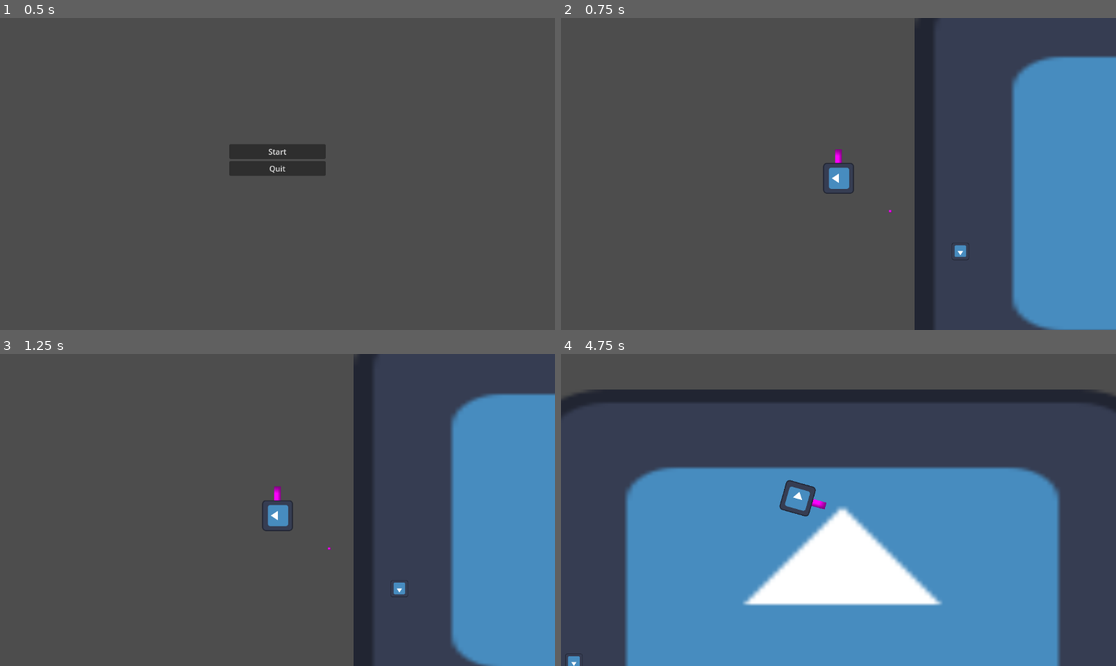
Above: before the commit, frames 1-4 (two rows, left to right).
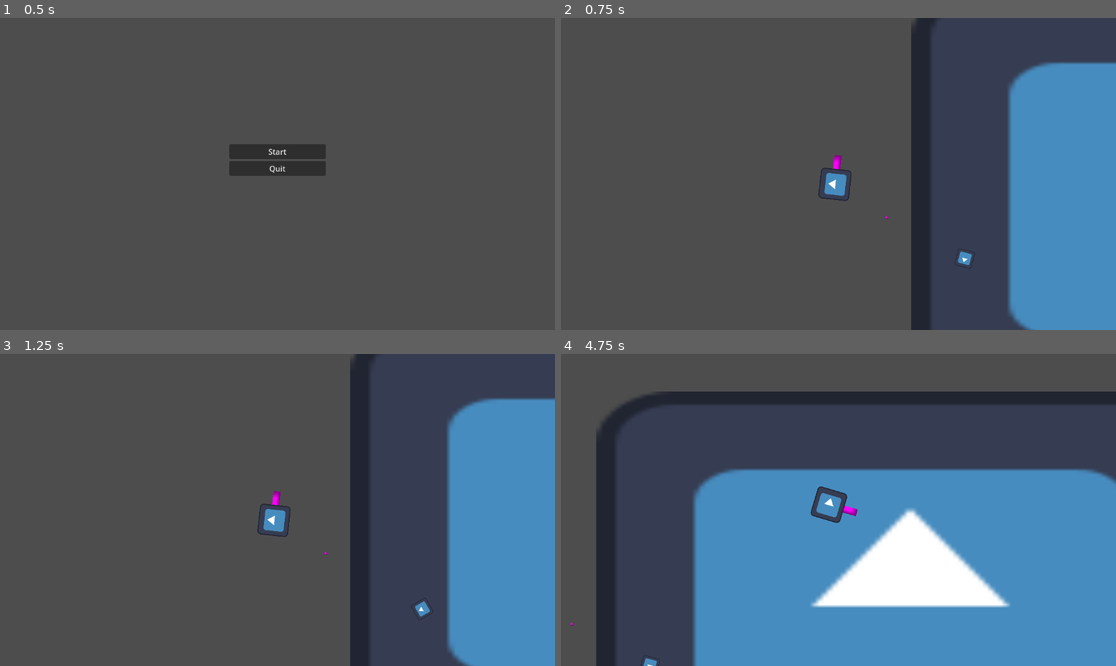
Above: after the commit, the same moments.

Repository: beabadoobee300/gmtk-2025
Game: Godot game, scene res://scenes/main.tscn
Two runs of this game, one before a commit and one after it. Both use one fixed random seed, a clock stepped at 60 frames per second and the inputs below. The engine's default icon, where the game draws it, is replaced by a stand-in: a white triangle on a blue panel in a dark square.
Inputs (mouse positions are in pixels of both pictures, inside the frame that each line leads up to):
- Up to frame 1 (0.5 s): no input
- Up to frame 2 (0.75 s): click "Start" at 0.5 s
- Up to frame 3 (1.25 s): no input
- Up to frame 4 (4.75 s): move the mouse to (960, 494) at 1.27 s; press the mouse at (960, 494) at 1.28 s; hold D (right) 1.28-2.78 s; tap W (up) at 1.52, 1.55, 1.82, 2.1, 2.27, 2.57, 3.05, 3.77, 4.07, 4.35, 4.52 s; move the mouse to (727, 525) at 2.02 s; release the mouse at (727, 525) at 2.03 s; click (727, 525) at 2.3 s; move the mouse to (894, 441) at 2.77 s; press the mouse at (894, 441) at 2.78 s; hold A (left) 2.78-3.53 s; move the mouse to (810, 572) at 3.52 s; release the mouse at (810, 572) at 3.53 s; hold D (right) from 3.53 s (still down); click (810, 572) at 3.6 s; move the mouse to (1005, 556) at 4.27 s

Frame 1 is identical in both runs. In frame 2, 2.7% of the frame differs, in the area x 46-100%, y 2-100%; in frame 3, 2.6%; in frame 4, 28%, in the area x 0-100%, y 11-100%.

Commit message:
gun working better

Diff:
--- a/project.godot
+++ b/project.godot
@@ -14,6 +14,10 @@
 run/main_scene="uid://cqbs5p22m24g8"
 config/features=PackedStringArray("4.4", "Forward Plus")
 config/icon="res://icon.svg"
+
+[display]
+
+window/vsync/vsync_mode=0
 
 [input]
 
@@ -56,3 +60,8 @@
 "events": [Object(InputEventKey,"resource_local_to_scene":false,"resource_name":"","device":-1,"window_id":0,"alt_press …(192 unchanged characters)…
 ]
 }
+zoom={
+"deadzone": 0.2,
+"events": [Object(InputEventMouseButton,"resource_local_to_scene":false,"resource_name":"","device":-1,"window_id":0,"alt_pressed":false,"shift_pressed":false,"ctrl_pressed":false,"meta_pressed":false,"button_mask":2,"position":Vector2(212, 13),"global_position":Vector2(221, 61),"factor":1.0,"button_index":2,"canceled":false,"pressed":true,"double_click":false,"script":null)
+]
+}
--- a/scenes/enemy.gd
+++ b/scenes/enemy.gd
@@ -8,6 +8,71 @@
 @onready var collision := $CollisionShape2D
 
 var is_dead := false
+
+@export var view_distance := 300.0
+@export var view_angle := 45.0  # Degrees
+@export var chase_speed := 180.0
+var normal_speed := 100.0
+var is_chasing := false
+
+func _physics_process(delta):
+	if can_see_player():
+		is_chasing = true
+		var player = get_tree().get_first_node_in_group("player")
+		var direction = (player.global_position - global_position).normalized()
+		velocity = direction * chase_speed
+	else:
+		is_chasing = false
+		# Default patrol/wander behavior
+		if is_on_wall() or not is_on_floor():
+			rotate(PI/2 * delta)  # Simple turn when obstructed
+		velocity = transform.x * normal_speed
+
+	move_and_slide()
+
+func can_see_player():
+	var player = get_tree().get_first_node_in_group("player")
+	if not player:
+		print("DEBUG: No player found in 'player' group")
+		return false
+
+	var direction_to_player = (player.global_position - global_position).normalized()
+	var distance_to_player = global_position.distance_to(player.global_position)
+	print("DEBUG: Distance to player: %.1f (max %.1f)" % [distance_to_player, view_distance])
+
+	# Check if player is within view distance
+	if distance_to_player > view_distance:
+		print("DEBUG: Player too far away")
+		return false
+
+	# Check angle (convert to degrees for easier understanding)
+	var angle_to_player = rad_to_deg(direction_to_player.angle() - rotation)
+	print("DEBUG: Angle to player: %.1f° (max %.1f°)" % [angle_to_player, view_angle])
+
+	if abs(angle_to_player) > view_angle:
+		print("DEBUG: Player outside view cone")
+		return false
+
+	# Raycast to check line of sight
+	var space_state = get_world_2d().direct_space_state
+	var query = PhysicsRayQueryParameters2D.create(
+		global_position,
+		player.global_position
+	)
+	query.exclude = [self]
+
+	var result = space_state.intersect_ray(query)
+
+	if result:
+		print("DEBUG: Raycast hit: ", result.collider.name)
+		if result.collider == player:
+			print("DEBUG: Clear line of sight to player!")
+		else:
+			print("DEBUG: Vision blocked by: ", result.collider.name)
+	else:
+		print("DEBUG: Raycast didn't hit anything (unexpected)")
+
+	return result.is_empty() or result.collider == player
 
 func take_damage(damage_amount):
 
--- a/scenes/game.tscn
+++ b/scenes/game.tscn
@@ -9,7 +9,7 @@
 [node name="Game" type="Node2D"]
 script = ExtResource("1_uwrxv")
 
-[node name="Player" parent="." node_paths=PackedStringArray("respawn_points") instance=ExtResource("2_yqjtg")]
+[node name="Player" parent="." node_paths=PackedStringArray("respawn_points") groups=["player"] instance=ExtResource("2_yqjtg")]
 respawn_points = [NodePath("../Respawn")]
 enemy_scene = ExtResource("5_iywne")
 
--- a/scenes/player.tscn
+++ b/scenes/player.tscn
@@ -23,6 +23,8 @@
 texture = ExtResource("2_qhqgy")
 
 [node name="Camera2D" type="Camera2D" parent="."]
+position = Vector2(22, 5)
+process_callback = 0
 
 [node name="gun" type="Node2D" parent="."]
 script = ExtResource("3_qhqgy")
--- a/scripts/gun.gd
+++ b/scripts/gun.gd
@@ -1,20 +1,31 @@
 extends Node2D
 
-
-#gun stuff
+# Gun settings
 @export var damage := 15
-@export var max_distance := 1000
+@export var max_distance := 700
 @export var fire_rate := 0.2
 @export var automatic := false
 @export var ammo := 30
 @export var max_ammo := 90
 @export var reload_time := 1.5
+@export var enemy: PackedScene
 
-@export var enemy: PackedScene
-# effects
+# Debug settings
+@export var show_raycast := true
+@export var raycast_color := Color(1, 0, 0)
+@export var raycast_duration := 0.1
 
-# state
+# Spread settings
+@export var base_spread_angle := 5.0
+@export var max_spread_angle := 10.0
+@export var spread_decay_rate := 5.0
+@export var spread_increase_per_shot := 1.0
 
+var current_spread := 10.0
+var last_bullet_angle := 0.0
+var time_since_last_shot := 0.0
+
+# State
 var can_shoot := true
 var is_reloading := false
 var current_ammo := ammo
@@ -35,50 +46,82 @@
 		if reload_timer <= 0:
 			finish_reload()
 
+	# Handle spread decay
+	time_since_last_shot += delta
+	if time_since_last_shot > fire_rate * 2:
+		current_spread = move_toward(current_spread, 0, spread_decay_rate * delta)
+
+	# Always face mouse
+	look_at(get_global_mouse_position())
+
+	if show_raycast:
+		queue_redraw()
+
+func _draw():
+	if show_raycast and cooldown_timer > 0:
+		var direction = (get_global_mouse_position() - global_position).normalized()
+		var spread_rotation = direction.rotated(deg_to_rad(last_bullet_angle))
+		var end_point = global_position + spread_rotation * max_distance
+		draw_line(Vector2.ZERO, to_local(end_point), raycast_color, 1.0)
+
 func shoot():
-	print("shooting ammo: %d " % current_ammo)
 	if not can_shoot or is_reloading or cooldown_timer > 0:
-		print("can't shoot")
 		return
 	if current_ammo <= 0:
-		print("out of ammo");
+		print("out of ammo")
 		return
 
 	current_ammo -= 1
 	cooldown_timer = fire_rate
+	time_since_last_shot = 0.0
 
-	#raycasting
-	# In your gun/shooting script
+	# Calculate base direction to mouse
+	var mouse_direction = (get_global_mouse_position() - global_position).normalized()
+	var base_angle = mouse_direction.angle()
+
+	# Apply random spread
+	last_bullet_angle = randf_range(-current_spread, current_spread)
+	var spread_angle = base_angle + deg_to_rad(last_bullet_angle)
+	var spread_direction = Vector2.RIGHT.rotated(spread_angle)
+
+	# Increase spread
+	#current_spread = clamp(current_spread + spread_increase_per_shot, base_spread_angle, max_spread_angle)
+
+	# Visual effects
+	if get_parent().has_method("set_shooting_state"):
+		get_parent().set_shooting_state(true)
+
+	get_tree().create_timer(fire_rate).timeout.connect(
+		func():
+			if get_parent().has_method("set_shooting_state"):
+				get_parent().set_shooting_state(false)
+	)
+
+	# Raycast
+	var end_point = global_position + spread_direction * max_distance
 	var space_state = get_world_2d().direct_space_state
-	var end_point = global_position + Vector2.RIGHT.rotated(global_rotation) * max_distance
 	var query = PhysicsRayQueryParameters2D.create(global_position, end_point)
 
-	# Add collision exceptions if needed (e.g., to ignore player)
-	# query.exclude = [player_body_rid]
+	if show_raycast:
+		queue_redraw()
+		get_tree().create_timer(raycast_duration).timeout.connect(queue_redraw)
 
 	var result = space_state.intersect_ray(query)
-	if result:
-		var collider = result.collider
-		if collider.is_in_group("enemies"):
-			# Enemy-specific handling
-			var enemy = collider
-			enemy.take_damage(damage)
-
+	if result and result.collider.is_in_group("enemies"):
+		if result.collider.has_method("take_damage"):
+			result.collider.take_damage(damage)
+		if show_raycast:
+			draw_circle(to_local(result.position), 5, Color(1, 0, 0))
 
 func reload():
-	print("reload")
 	if is_reloading or current_ammo == ammo:
-		print("ammo full return");
 		return
-
 	is_reloading = true
 	reload_timer = reload_time
-	# Play reload sound/animation here
 
 func finish_reload():
 	var ammo_needed = ammo - current_ammo
 	var ammo_available = min(max_ammo, ammo_needed)
-
 	current_ammo += ammo_available
 	max_ammo -= ammo_available
 	is_reloading = false
--- a/scripts/player.gd
+++ b/scripts/player.gd
@@ -1,9 +1,6 @@
 extends CharacterBody2D
 
-# Movement and Camera Settings
-@export var speed = 400
-@export var camera_look_ahead_distance = 100
-@export var camera_follow_speed = 10.0
+
 
 # Combat Settings
 @export var max_health := 100
@@ -12,17 +9,21 @@
 @export var invulnerability_duration := 2.0
 
 # Nodes
-@onready var camera: Camera2D = $Camera2D
 @onready var gun: Node2D = $gun
-@onready var sprite: Sprite2D = $player  # Assuming you have a sprite
-@export var enemy_scene : PackedScene  # Drag enemy.tscn here in inspector
-@export var death_enemy_scale := 1.0  # Size multiplier for spawned enemy
+@onready var sprite: Sprite2D = $player
+@export var enemy_scene : PackedScene
+@export var death_enemy_scale := 1.0
+
 # State variables
 var current_health : int
 var is_dead := false
 var is_invulnerable := false
 var shooting = false
 var original_position : Vector2
+
+@export var normal_speed := 400
+@export var shooting_speed := 200  # Reduced speed when shooting
+var speed := normal_speed
 
 func _ready():
 	current_health = max_health
@@ -33,16 +34,20 @@
 func _physics_process(delta):
 	if !is_dead:
 		get_input(delta)
-		update_camera_position(delta)
 		move_and_slide()
 
 func _process(delta):
 	if shooting and !is_dead:
 		gun.shoot()
 
+func set_shooting_state(is_shooting: bool):
+	shooting = is_shooting
+
 func get_input(delta):
 	# Handle continuous movement input
 	var input_direction = Input.get_vector("left", "right", "up", "down")
+	speed = shooting_speed if shooting else normal_speed
+
 	velocity = input_direction * speed
 
 	# Handle rotation toward mouse
@@ -64,22 +69,7 @@
 		if Input.is_action_just_pressed("shoot"):
 			gun.shoot()
 
-func update_camera_position(delta):
-	# Get mouse position relative to player
-	var mouse_pos = get_global_mouse_position()
-	var mouse_direction = (mouse_pos - global_position).normalized()
-
-	# Calculate target camera offset
-	var target_offset = mouse_direction * min(
-		global_position.distance_to(mouse_pos) / 5,
-		camera_look_ahead_distance
-	)
-
-	# Smoothly move the camera offset
-	camera.offset = camera.offset.lerp(target_offset, camera_follow_speed * delta)
-
 func kill_player():
-
 	if is_dead:
 		return
 	spawn_zombie()
@@ -133,11 +123,12 @@
 	if !enemy_scene:
 		push_warning("No enemy scene assigned for death spawn")
 		return
+
 	var new_enemy = enemy_scene.instantiate()
 
 	# Configure enemy
 	new_enemy.global_position = global_position
 	new_enemy.scale = Vector2(death_enemy_scale, death_enemy_scale)
 
-	# Add to scene tree (use owner for proper level cleanup)
+	# Add to scene tree
 	get_tree().current_scene.add_child(new_enemy)
Empty file added: scenes/camera_2d.gd
Not shown, added: scenes/camera_2d.gd.uid
